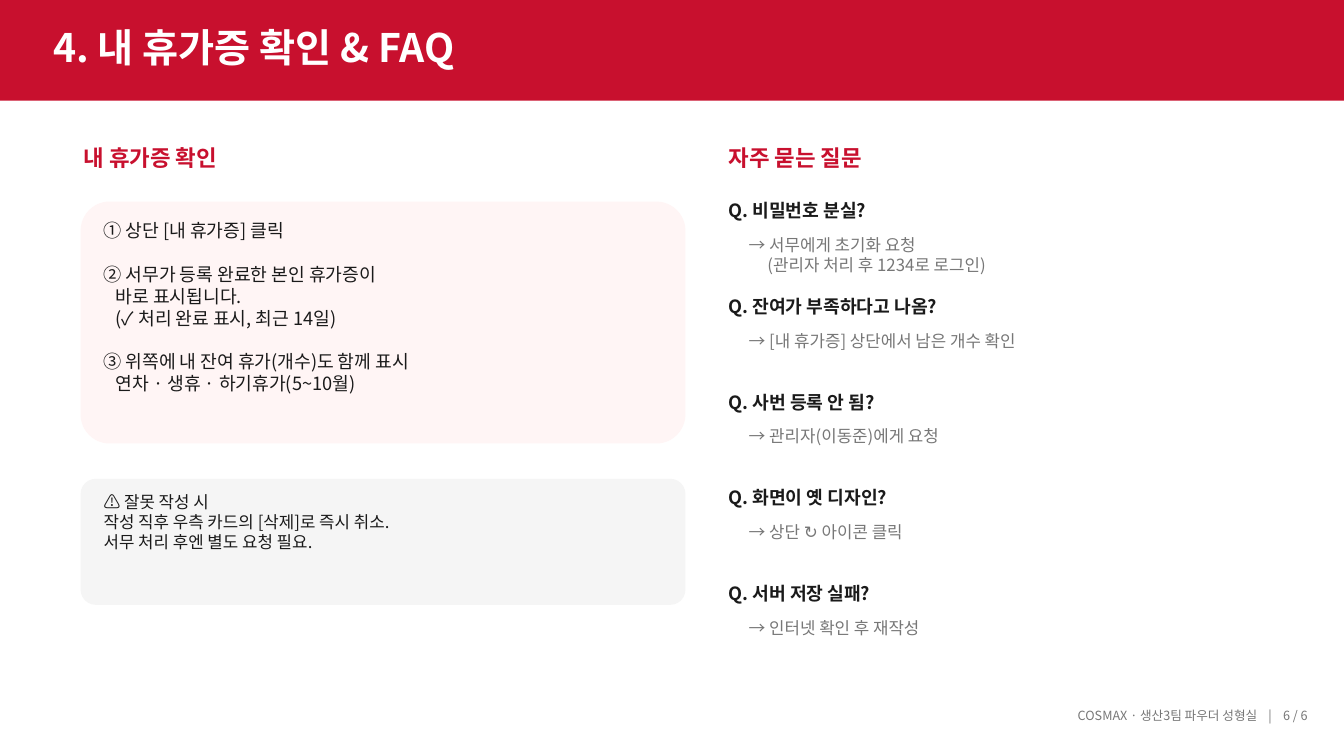
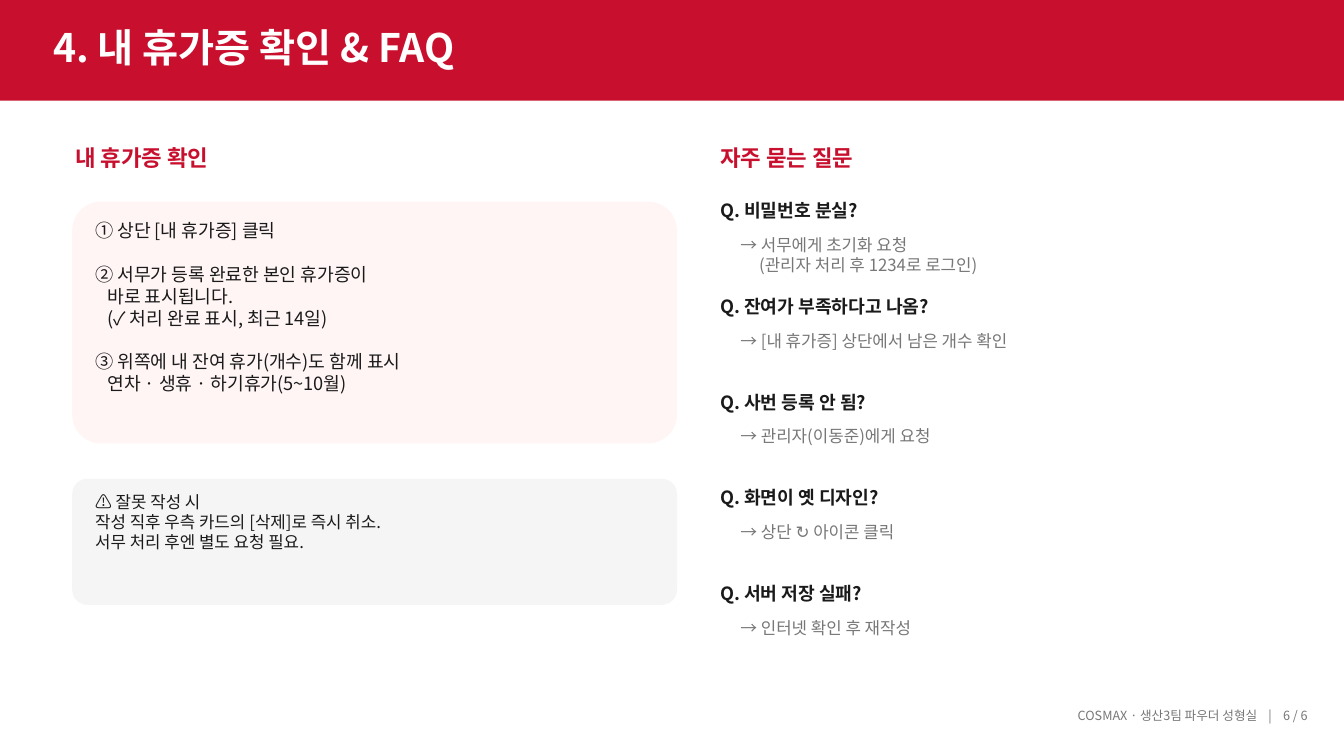
Before and after one commit to djlee-cosmax/Vacation-Permit-Auto-System, a slide deck: slide 6 of docs/휴가증 자동 반영 프로그램 안내 (작업자용).pptx. Drawn at 1344x756 pixels with LibreOffice and Linux fonts; fonts in the diff are those of the drawing. Boxes give left, top, right and bottom in pixels: in the first picture for what was removed or moved away, otherwise in the second. Text is boxed around its words. In the diff, an @@ line names an element or a change of style, - is before the commit and + after.

```diff
--- a/docs/휴가증 자동 반영 프로그램 안내 (작업자용).pptx
+++ b/docs/휴가증 자동 반영 프로그램 안내 (작업자용).pptx
@@ text "자주 묻는 질문": place and size @@
-text "자주 묻는 질문" at <box>729,147,862,168</box>
+text "자주 묻는 질문" at <box>720,147,853,168</box>
@@ text "Q. 비밀번호 분실?": place and size @@
-text "Q. 비밀번호 분실?" at <box>729,201,866,221</box>
+text "Q. 비밀번호 분실?" at <box>720,201,858,221</box>
@@ text "→ 서무에게 초기화 요청 (관리자 ...": place and size @@
-text "→ 서무에게 초기화 요청 (관리자 ..." at <box>767,237,986,274</box>
+text "→ 서무에게 초기화 요청 (관리자 ..." at <box>759,237,977,274</box>
@@ text "Q. 잔여가 부족하다고 나옴?": place and size @@
-text "Q. 잔여가 부족하다고 나옴?" at <box>729,297,937,317</box>
+text "Q. 잔여가 부족하다고 나옴?" at <box>720,297,929,317</box>
@@ text "→ [내 휴가증] 상단에서 남은 ...": place and size @@
-text "→ [내 휴가증] 상단에서 남은 ..." at <box>769,333,1016,350</box>
+text "→ [내 휴가증] 상단에서 남은 ..." at <box>761,333,1007,350</box>
@@ text "Q. 사번 등록 안 됨?": place and size @@
-text "Q. 사번 등록 안 됨?" at <box>729,393,874,413</box>
+text "Q. 사번 등록 안 됨?" at <box>720,393,866,413</box>
@@ text "→ 관리자(이동준)에게 요청": place and size @@
-text "→ 관리자(이동준)에게 요청" at <box>769,428,939,445</box>
+text "→ 관리자(이동준)에게 요청" at <box>761,428,931,445</box>
@@ 3 texts, 2 rounded rectangles: place and size @@
-3 texts, 2 rounded rectangles at <box>81,147,686,605</box>
+3 texts, 2 rounded rectangles at <box>73,147,678,605</box>
@@ text "Q. 화면이 옛 디자인?": place and size @@
-text "Q. 화면이 옛 디자인?" at <box>729,488,887,508</box>
+text "Q. 화면이 옛 디자인?" at <box>720,488,878,508</box>
@@ text "→ 상단 ↻ 아이콘 클릭": place and size @@
-text "→ 상단 ↻ 아이콘 클릭" at <box>769,524,903,540</box>
+text "→ 상단 ↻ 아이콘 클릭" at <box>761,524,894,540</box>
@@ text "Q. 서버 저장 실패?": place and size @@
-text "Q. 서버 저장 실패?" at <box>729,584,871,604</box>
+text "Q. 서버 저장 실패?" at <box>720,584,862,604</box>
@@ text "→ 인터넷 확인 후 재작성": place and size @@
-text "→ 인터넷 확인 후 재작성" at <box>769,620,919,636</box>
+text "→ 인터넷 확인 후 재작성" at <box>761,620,911,636</box>
```
Also in this commit, not shown: 4 other slides changed, 1 other file.
